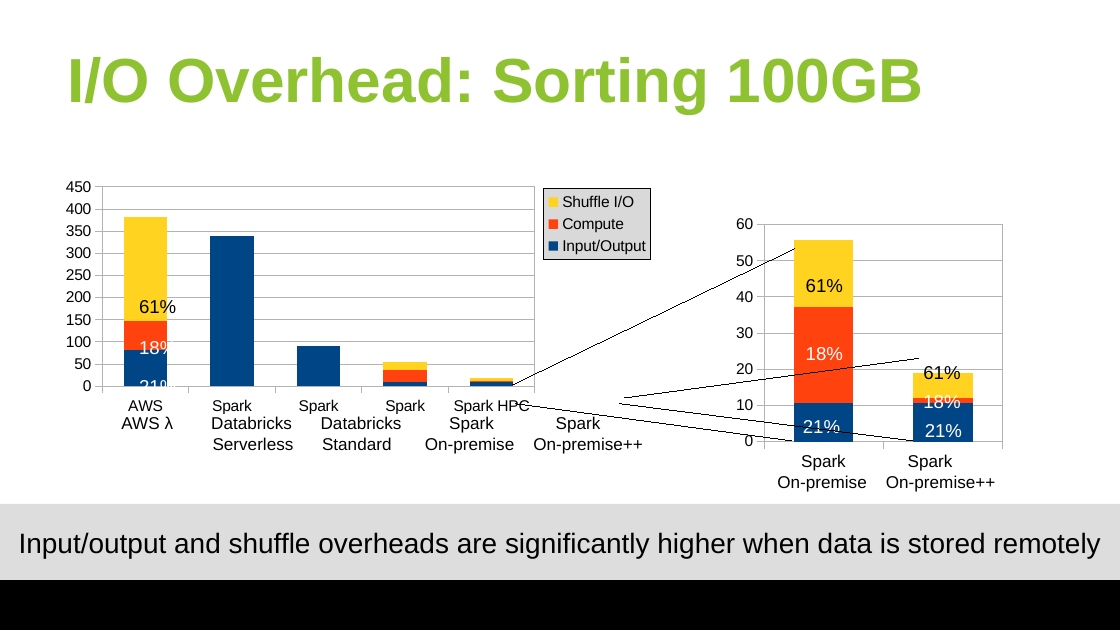
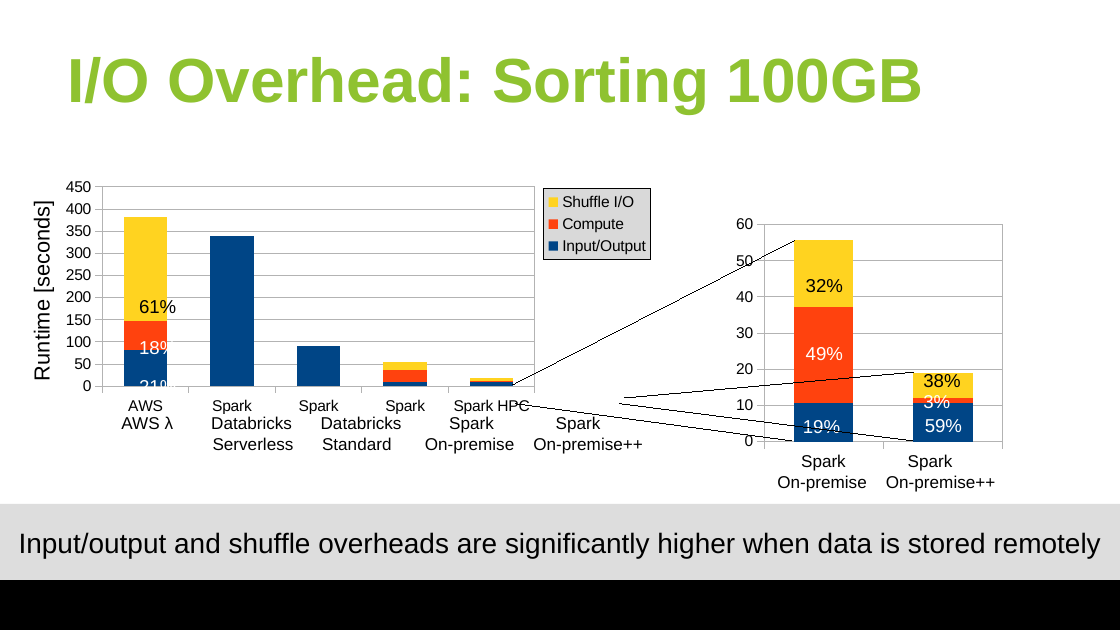
Before and after one commit to huangyibo/spark-summit-18, a slide deck: slide 13 of slides/spark-summit-18.odp. Drawn at 1120x630 pixels with LibreOffice and Linux fonts; fonts in the diff are those of the drawing; background and template pictures are left out. Boxes give left, top, right and bottom in pixels: in the first picture for what was removed or moved away, otherwise in the second. Text is boxed around its words. In the diff, an @@ line names an element or a change of style, - is before the commit and + after.

Commit message:
slides

```diff
--- a/slides/spark-summit-18.odp
+++ b/slides/spark-summit-18.odp
@@ text added at [30, 209, 54, 379], 14 pt, text #000000 @@
+Runtime [seconds]
@@ line moved from (513, 384) - (795, 249) to (513, 384) - (794, 241) @@
@@ text at [806, 279, 843, 292]: text changed @@
-61%
+32%
@@ text at [806, 347, 843, 360]: text changed @@
-18%
+49%
@@ line moved from (624, 398) - (918, 358) to (624, 398) - (914, 372) @@
@@ text removed at [923, 364, 960, 380] @@
-61%
@@ text added at [923, 374, 960, 387], 12 pt, text #000000 @@
+38%
@@ text at [923, 393, 950, 412]: text changed @@
-18%
+3%
@@ text added at [925, 419, 962, 432], 12 pt, text #FFFFFF @@
+59%
@@ text at [803, 420, 840, 433]: text changed @@
-21%
+19%
@@ text removed at [925, 424, 962, 437] @@
-21%
```
Also in this commit, not shown: 27 other slides changed, 1 other file.
